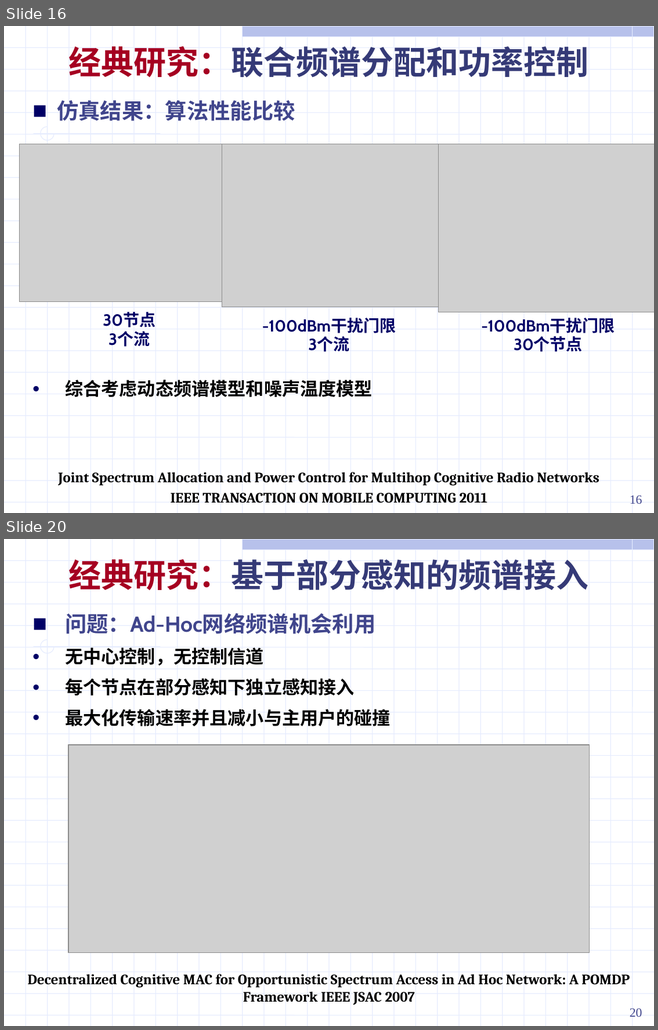
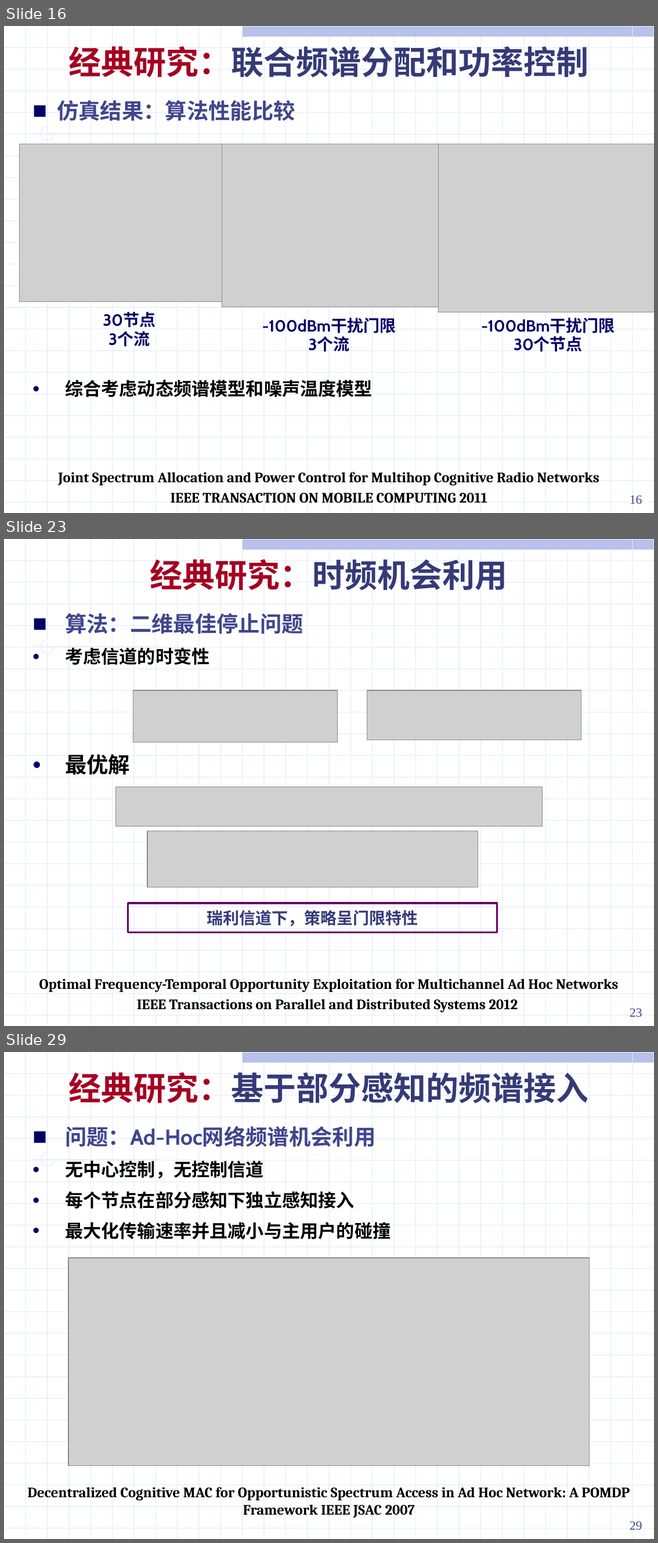
Before and after one commit to ssheroes/hello-world, a slide deck: 战术网频谱共享调研 (2).pptx. Shown one above the other, each under a label of ours: slides 16 and 20 before the commit, slides 16, 23 and 29 after it; the slides between them are not shown. The pictures are 658x1030 and 658x1543 pixels, drawn with LibreOffice and Linux fonts; fonts in the diff are those of the drawing; grey boxes stand for pictures. Boxes give left, top, right and bottom in pixels: in the first picture for what was removed or moved away, otherwise in the second. Text is boxed around its words. In the diff, an @@ line names an element or a change of style, - is before the commit and + after.

```diff
--- a/战术网频谱共享调研 (2).pptx
+++ b/战术网频谱共享调研 (2).pptx
@@ slide 23 added at bbox=[4, 539, 654, 1026], background #FFFFFF; not listed: 56 template elements that a slide beside it also shows @@
@@ text added at bbox=[150, 559, 507, 590], 36 pt, text #353A77, bold @@
+经典研究：时频机会利用
@@ text added at bbox=[65, 613, 303, 775], 24 pt, text #40458C, bold @@
+■ 算法：二维最佳停止问题
+• 考虑信道的时变性
+• 最优解
@@ picture added at bbox=[133, 690, 338, 743] @@
@@ picture added at bbox=[367, 690, 581, 740] @@
@@ picture added at bbox=[116, 787, 542, 827] @@
@@ picture added at bbox=[147, 831, 477, 887] @@
@@ rectangle added at bbox=[128, 903, 497, 933], outline #660066 2.25 pt, 18 pt, text #353A77, bold @@
+瑞利信道下，策略呈门限特性
@@ text added at bbox=[39, 979, 618, 1012], 16 pt, text #000000, bold @@
+Optimal Frequency-Temporal Opportunity Exploitation for Multichannel Ad Hoc Networks
+IEEE Transactions on Parallel and Distributed Systems 2012
@@ page number added at bbox=[629, 1008, 642, 1017], 14 pt, text #40458C @@
+23
@@ what was slide 20 is now slide 29 @@
@@ page number at bbox=[629, 1521, 642, 1530]: text changed @@
-20
+29
```
Also in this commit, not shown: 9 slides changed, 9 other slides added.
